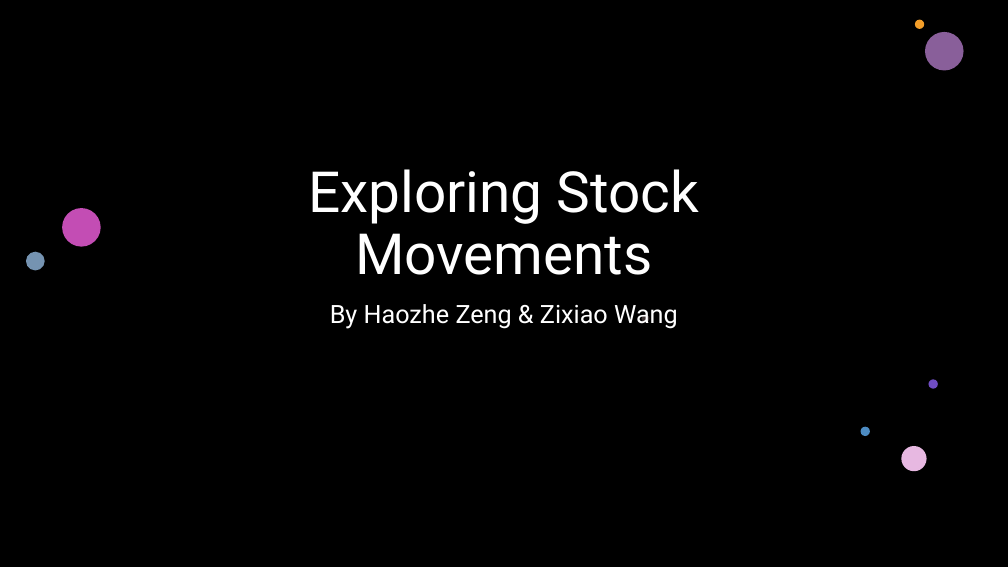
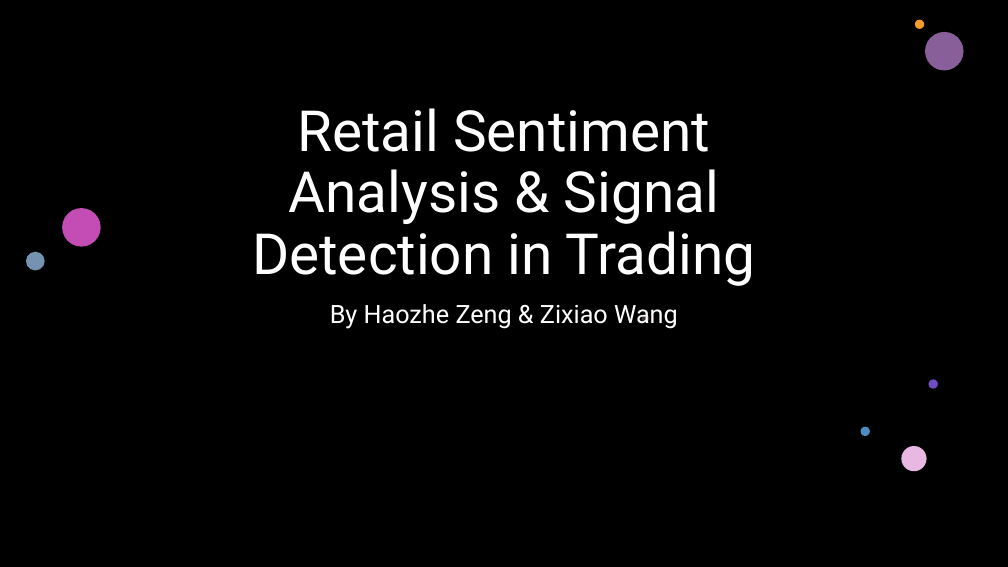
Before and after one commit to howie-zeng/Analyzing-Retail-Sentiment-and-Detecting-Trading-Signals, a slide deck: slide 1 of Presentation.pptx. Drawn at 1008x567 pixels with LibreOffice and Linux fonts; fonts in the diff are those of the drawing; background and template pictures are left out; a plain dark background stands for a picture behind light text. Boxes give left, top, right and bottom in pixels: in the first picture for what was removed or moved away, otherwise in the second. Text is boxed around its words. In the diff, an @@ line names an element or a change of style, - is before the commit and + after.

```diff
--- a/Presentation.pptx
+++ b/Presentation.pptx
@@ title at (x1=252, y1=108, x2=755, y2=286): text changed @@
-Exploring Stock Movements
+Retail Sentiment Analysis & Signal Detection in Trading
```
Also in this commit, not shown: 4 other slides changed.
